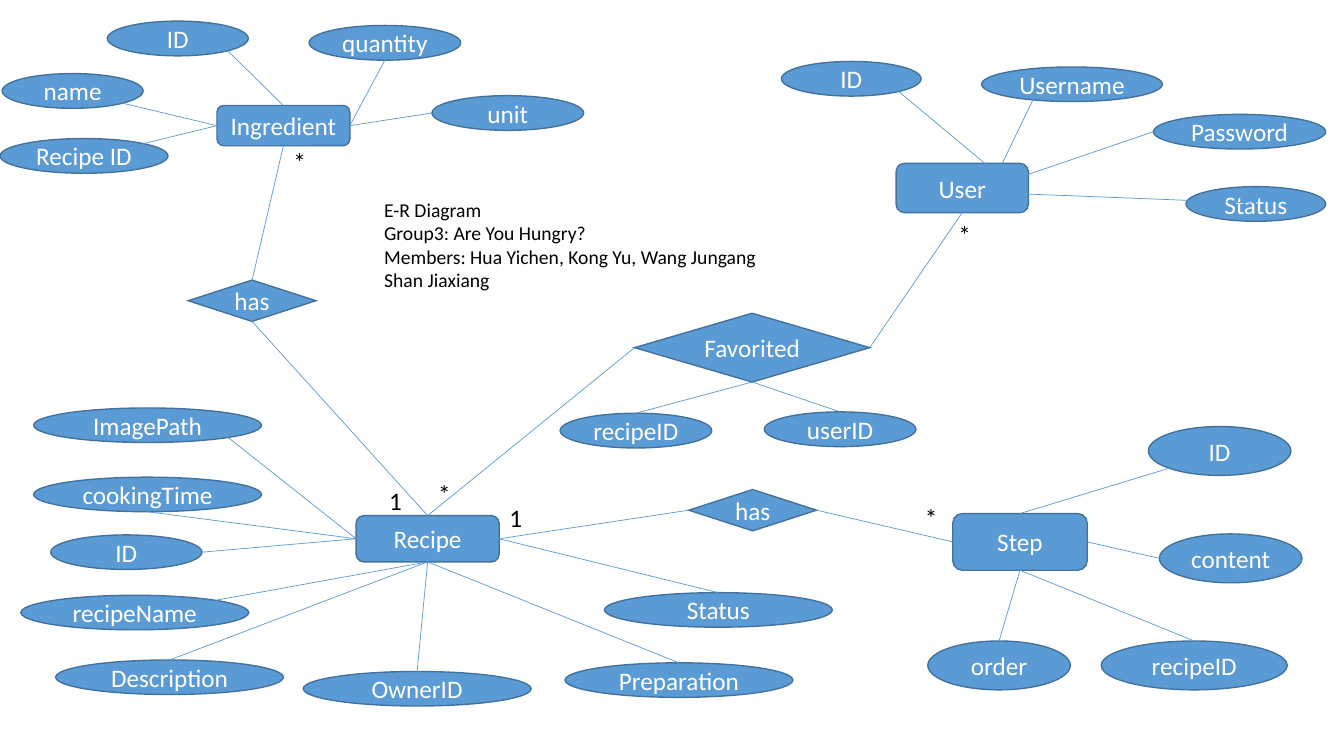
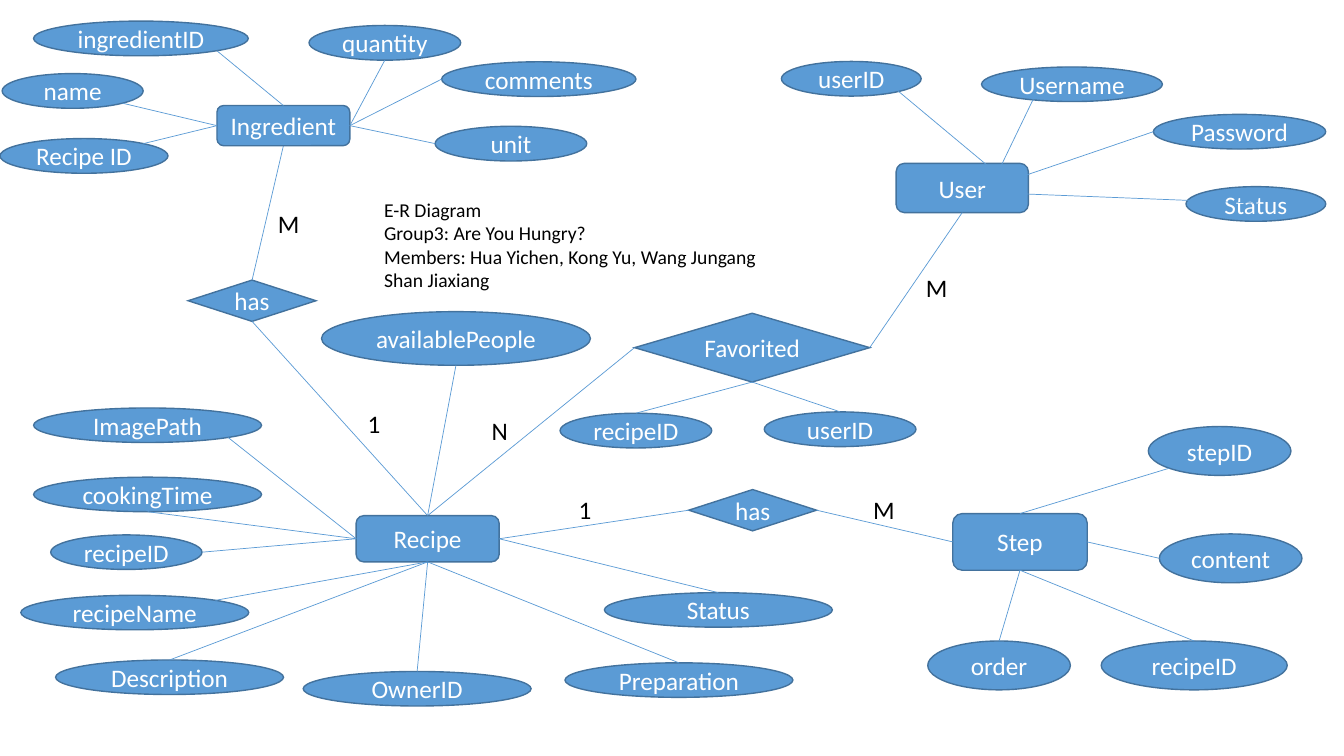
Before and after one commit to thetimeofblack/DigitalCookbook-1, a slide deck: slide 1 of design/E-R Diagram.pptx. Drawn at 1344x756 pixels with LibreOffice and Linux fonts; fonts in the diff are those of the drawing. Boxes give left, top, right and bottom in pixels: in the first picture for what was removed or moved away, otherwise in the second. Text is boxed around its words. In the diff, an @@ line names an element or a change of style, - is before the commit and + after.

```diff
--- a/design/E-R Diagram.pptx
+++ b/design/E-R Diagram.pptx
@@ ellipse "ingredientID": place and size @@
-ellipse "ingredientID" at bbox=[107, 21, 248, 55]
+ellipse "ingredientID" at bbox=[33, 21, 248, 55]
@@ text in ellipse at bbox=[78, 30, 205, 55]: text changed @@
-ID
+ingredientID
@@ line moved from (228, 50) - (283, 106) to (217, 50) - (283, 106) @@
@@ line added from (442, 80) to (350, 126), #5B9BD5 0.5 pt @@
@@ ellipse added at bbox=[442, 62, 636, 96], fill #5B9BD5, outline #43739E 1 pt, 18 pt, text #FFFFFF @@
+comments
@@ text in ellipse at bbox=[818, 72, 884, 95]: text changed @@
-ID
+userID
@@ line moved from (433, 113) - (350, 126) to (436, 143) - (350, 126) @@
@@ ellipse "unit": place and size @@
-ellipse "unit" at bbox=[433, 96, 584, 130]
+ellipse "unit" at bbox=[436, 126, 587, 160]
@@ text at bbox=[278, 216, 300, 233]: text changed @@
-*
+M
@@ text at bbox=[926, 280, 948, 297]: text changed @@
-*
+M
@@ ellipse added at bbox=[322, 312, 591, 365], fill #5B9BD5, outline #43739E 1 pt, 18 pt, text #FFFFFF @@
+availablePeople
@@ line added from (456, 365) to (427, 516), #5B9BD5 0.5 pt @@
@@ text "1" rewrapped from bbox=[389, 493, 402, 517] to bbox=[368, 416, 381, 433] @@
@@ text at bbox=[492, 423, 508, 440]: text changed @@
-*
+N
@@ text in ellipse at bbox=[1187, 445, 1252, 465]: text changed @@
-ID
+stepID
@@ text "1" rewrapped from bbox=[509, 510, 522, 527] to bbox=[579, 502, 592, 526] @@
@@ text at bbox=[873, 502, 895, 526]: text changed @@
-*
+M
@@ text in ellipse at bbox=[84, 545, 169, 568]: text changed @@
-ID
+recipeID
```
Also in this commit, not shown: 7 other files.
